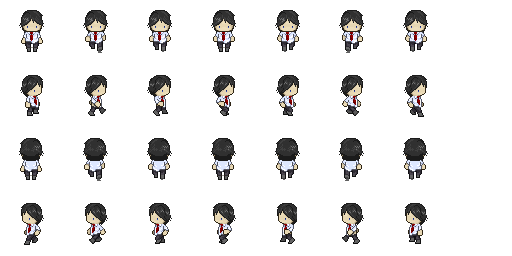
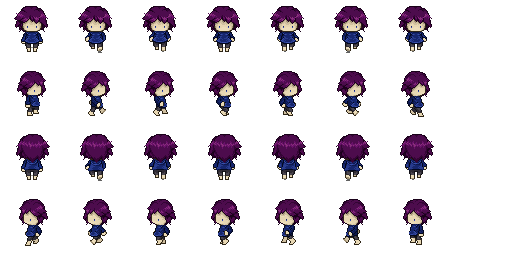
Layer changes from the first 512×256 image to the second:
added group "Hair prototype" with 33 layers above "shirt prototype" over [14, 6, 434, 246]
added group "down" (2nd of 3, in "Hair prototype") with 7 layers in group "Hair prototype" over [14, 6, 432, 32]
added group "right face" with 7 layers in group "Hair prototype" over [17, 71, 430, 97]
added group "up" (2nd of 3, in "Hair prototype") with 7 layers in group "Hair prototype" over [16, 134, 434, 163]
added group "left face" with 7 layers in group "Hair prototype" over [19, 199, 432, 225]
added group "shirt prototype" with 33 layers above "Pants prototype" over [21, 31, 434, 237]
added group "down look" with 7 layers in group "shirt prototype" over [21, 31, 427, 44]
added group "look left" (1st of 3, in "shirt prototype") with 7 layers in group "shirt prototype" over [26, 224, 424, 237]
added group "right look" with 7 layers in group "shirt prototype" over [25, 95, 423, 108]
added group "look up" (1st of 3, in "shirt prototype") with 7 layers in group "shirt prototype" over [21, 159, 427, 172]
added group "Pants prototype" with 33 layers above "Character Prototype" over [25, 40, 434, 241]
added group "look up" (2nd of 3, in "Pants prototype") with 7 layers in group "Pants prototype" over [25, 168, 423, 176]
added group "Character Prototype" with 41 layers above "Test Guy" over [18, 11, 434, 246]
added group "look down" (2nd of 2, in "Character Prototype") with 9 layers in group "Character Prototype" over [21, 11, 434, 148]
added group "look up" (3rd of 3, in "Character Prototype") with 9 layers in group "Character Prototype" over [21, 101, 434, 181]
added group "look left" (3rd of 3, in "Character Prototype") with 7 layers in group "Character Prototype" over [23, 205, 426, 246]
added group "look right" (2nd of 2, in "Character Prototype") with 7 layers in group "Character Prototype" over [23, 76, 426, 117]
hid group "Test Guy" (32 layers) over [19, 10, 428, 245]
…and 114 more changes (114 added)
